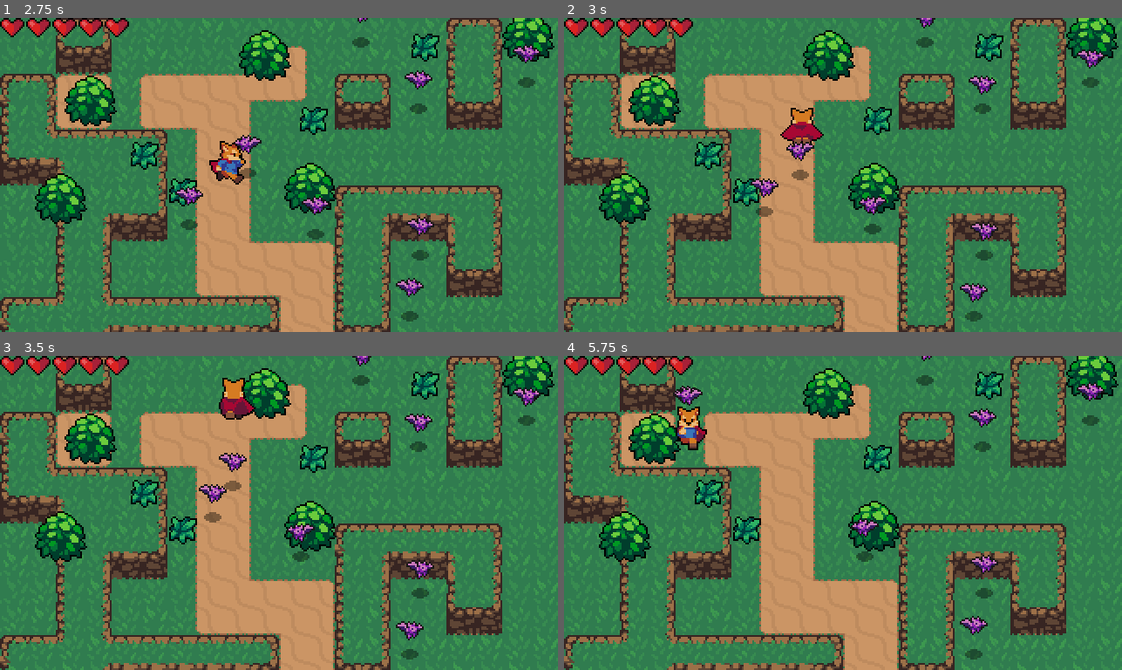
Above: before the commit, frames 1-4 (two rows, left to right).
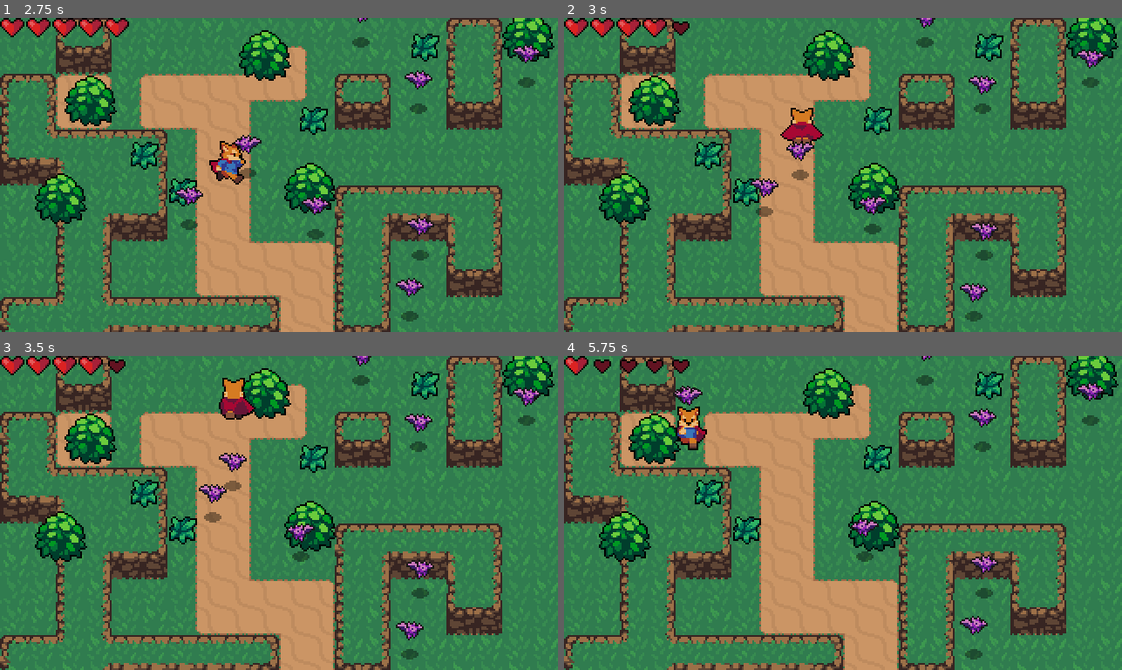
Above: after the commit, the same moments.

Repository: edivancamargo/ActionRpgHeartBeast
Game: Godot game, scene res://World.tscn
Two runs of this game, one before a commit and one after it. Both use one fixed random seed, a clock stepped at 60 frames per second and the inputs below.
Inputs:
- Up to frame 1 (2.75 s): hold Right (ui_right) 0.53-1.28 s; tap R (attack_action) at 0.6, 2.1 s; hold Down (ui_down) 1.28-2.03 s; tap Space (roll_action) at 1.35 s; hold Right (ui_right) from 2.03 s (still down)
- Up to frame 2 (3 s): release Right (ui_right) at 2.78 s; hold Up (ui_up) from 2.78 s (still down); tap Space (roll_action) at 2.85 s
- Up to frame 3 (3.5 s): keep holding Up (ui_up)
- Up to frame 4 (5.75 s): release Up (ui_up) at 3.53 s; hold Left (ui_left) 3.53-5.03 s; tap R (attack_action) at 3.6, 5.1 s; tap Space (roll_action) at 4.35 s; hold Down (ui_down) from 5.03 s (still down)

Frame 1 is identical in both runs. In frame 2, 0.2% of the frame differs, in the area x 18-24%, y 0-7%; in frame 3, 0.2%; in frame 4, 0.7%, in the area x 4-24%, y 0-7%.

Commit message:
Update the HeartsUI with the correct values from player

Diff:
--- a/src/CharacterDetails/Stats.gd
+++ b/src/CharacterDetails/Stats.gd
@@ -1,16 +1,24 @@
 extends Node
 
-export(int) var max_health = 1
+export(int) var max_health = 1 setget set_max_health
 onready var health: int = max_health setget set_health
 
 signal no_health
+signal health_changed(value)
+signal max_health_changed(value)
 
-func set_health(value) -> void:
-	push_error("PRIVATE PROPERTY: Health should not be setted from outside")
+func set_health(value: int) -> void:
+	health = min(value, max_health)
+
+func set_max_health(value: int) -> void:
+	max_health = value
+	set_health(value)
+	emit_signal("max_health_changed", max_health)
 
 func set_damage(damage: int):
 	print("set_damage: " + String(damage))
-	health = health - damage
-	print ("health: " + String(health))
-	if health <= 0:
+	self.health = self.health - damage
+	print ("health: " + String(self.health))
+	emit_signal("health_changed", self.health)
+	if self.health <= 0:
 		emit_signal("no_health")
